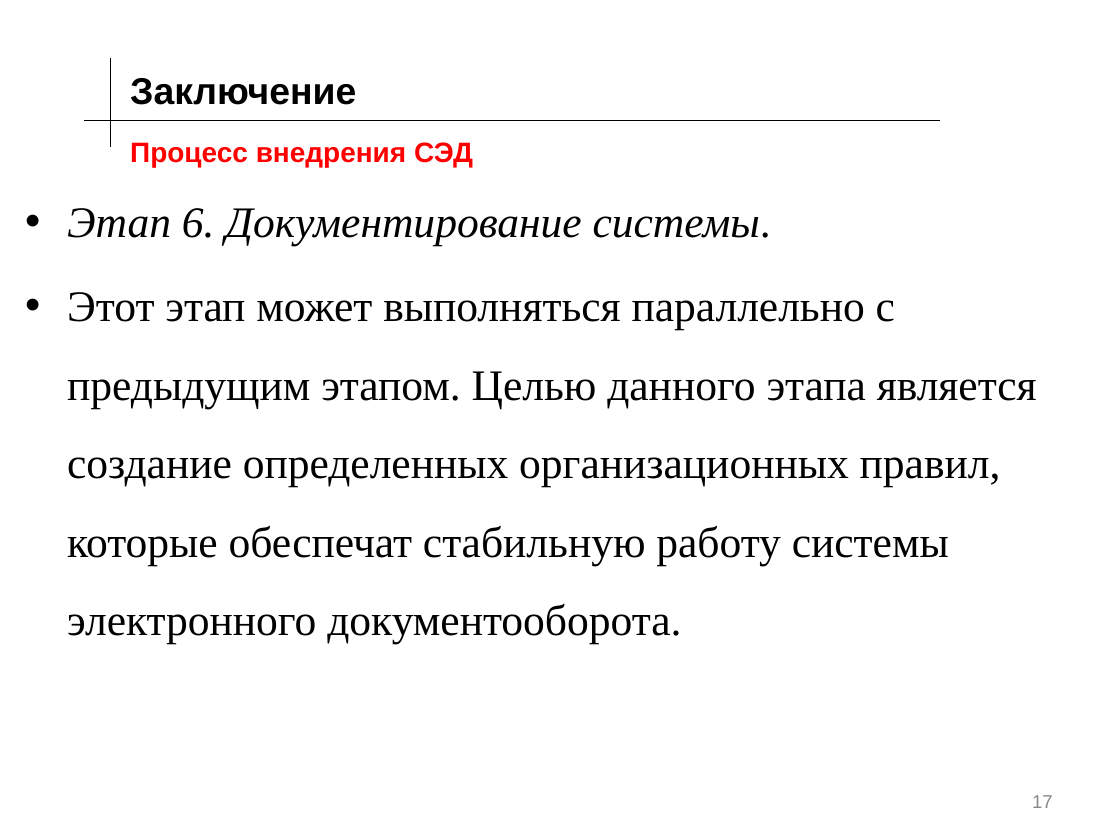
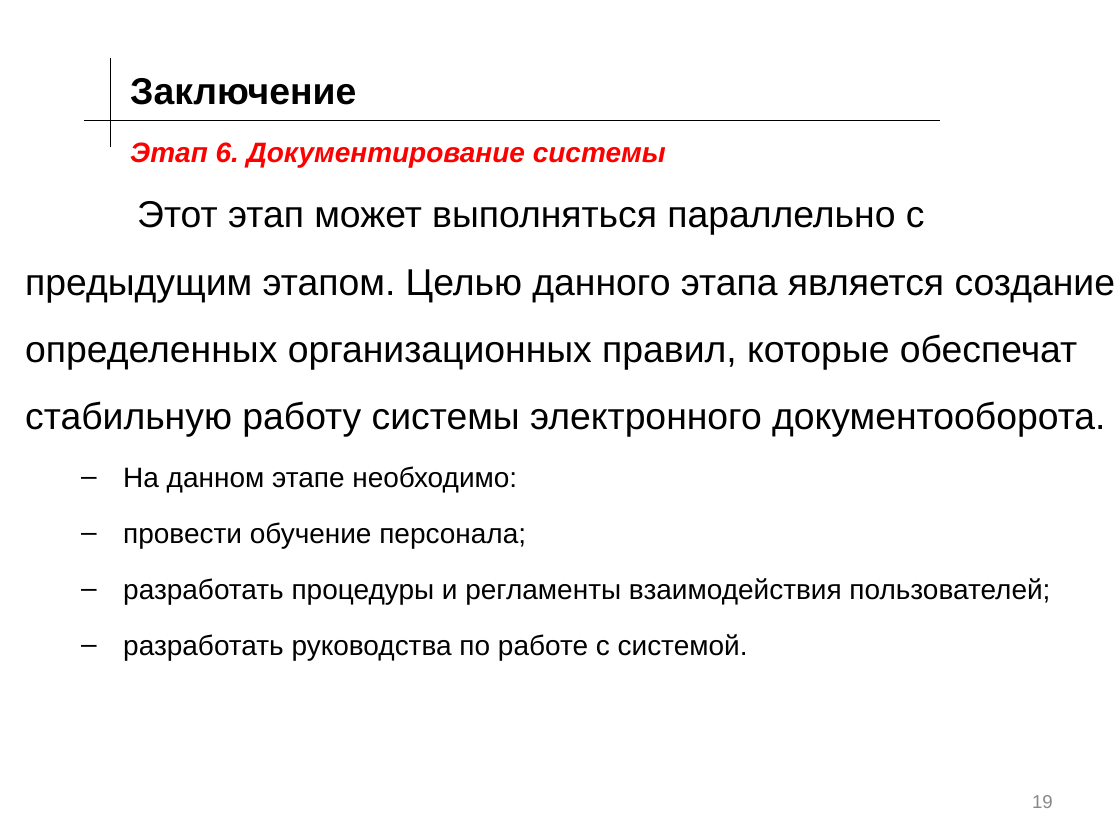
Before and after one commit to KnopaEl/Project, a slide deck: slide 19 of ПД(171-341).pptx (slide 17 before the commit). Drawn at 1120x840 pixels with LibreOffice and Linux fonts; fonts in the diff are those of the drawing; background and template pictures are left out. Boxes give left, top, right and bottom in pixels: in the first picture for what was removed or moved away, otherwise in the second. Text is boxed around its words. In the diff, an @@ line names an element or a change of style, - is before the commit and + after.

```diff
--- a/ПД(171-341).pptx
+++ b/ПД(171-341).pptx
@@ title at [130, 142, 666, 167]: text changed; italic on @@
-Процесс внедрения СЭД
+Этап 6. Документирование системы
@@ text at [25, 201, 1115, 437]: size 28 to 24 pt, font Times New Roman to Arial in "Этот этап может выполняться параллельно с предыдущим ..."; bullet • to none @@
@@ text at [67, 208, 771, 246]: paragraph removed @@
-• Этап 6. Документирование системы.
@@ text at [123, 466, 1050, 660]: paragraphs added @@
+  – На данном этапе необходимо:
+  – провести обучение персонала;
+  – разработать процедуры и регламенты взаимодействия пользователей;
+  – разработать руководства по работе с системой.
@@ page number at [1032, 795, 1053, 808]: text changed @@
-17
+19
```
Also in this commit, not shown: 5 other slides changed, 2 slides added.
